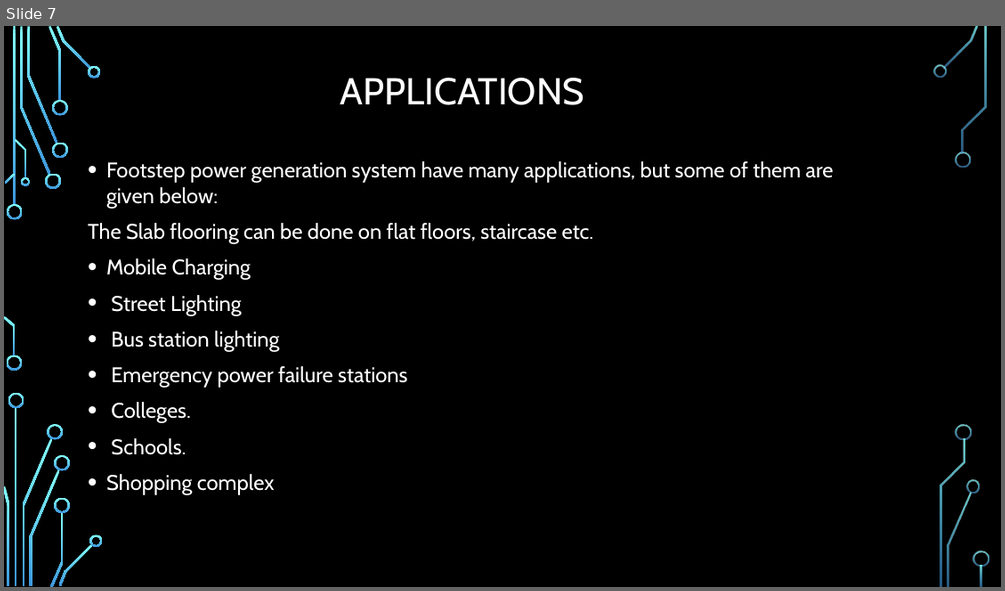
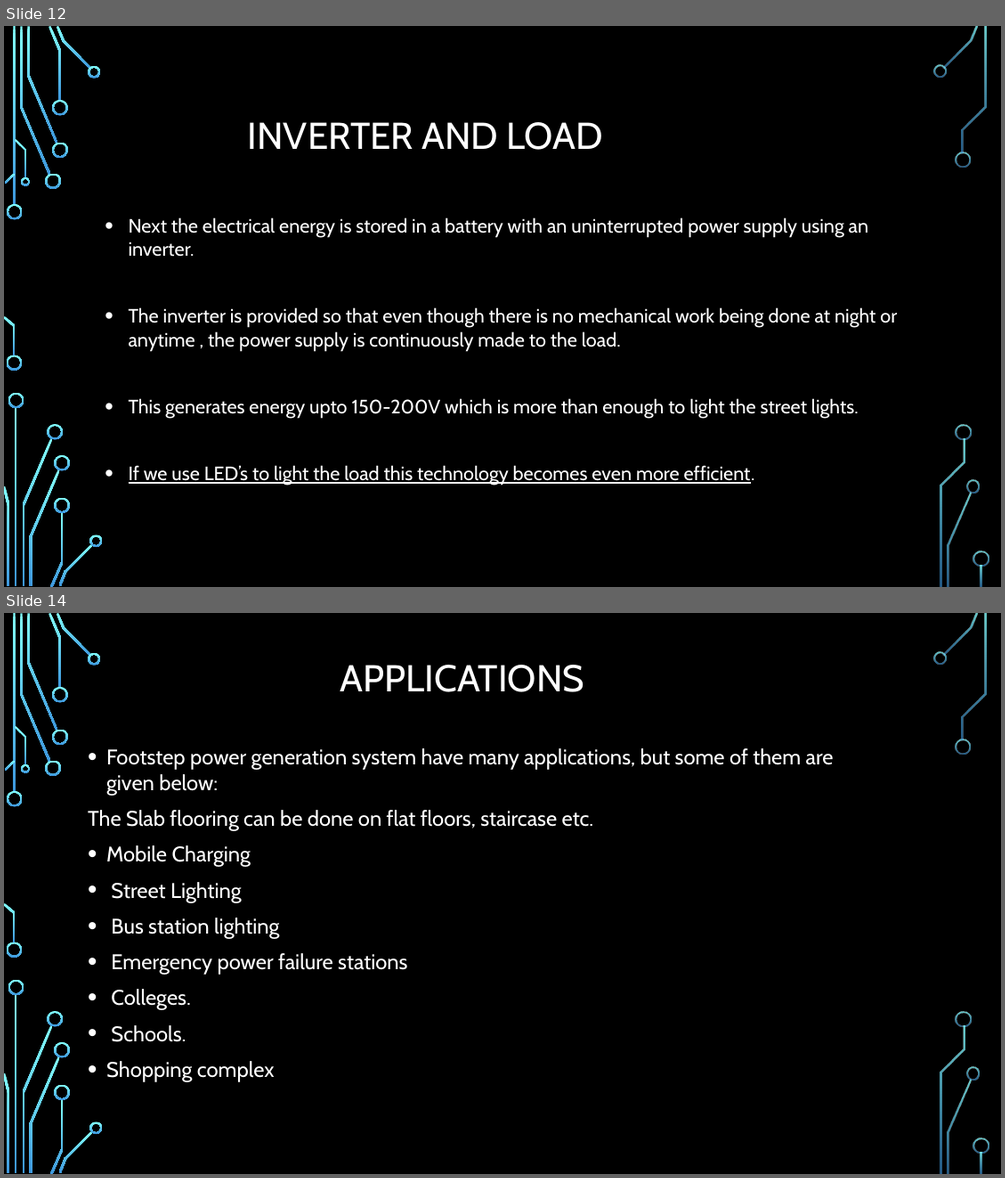
Before and after one commit to Abbashozefa/MINI-PROJECT-SEM1, a slide deck: mini project sem 1.pptx. Shown one above the other, each under a label of ours: slide 7 before the commit, slides 12 and 14 after it; the slides between them are not shown. The pictures are 1005x591 and 1005x1178 pixels, drawn with LibreOffice and Linux fonts; fonts in the diff are those of the drawing; background and template pictures are left out. Boxes give left, top, right and bottom in pixels: in the first picture for what was removed or moved away, otherwise in the second. Text is boxed around its words. In the diff, an @@ line names an element or a change of style, - is before the commit and + after.

```diff
--- a/mini project sem 1.pptx
+++ b/mini project sem 1.pptx
@@ slide 12 added at (4,26,1001,587), background picture (left out); not listed: 36 template elements that a slide beside it also shows @@
@@ title added at (248,122,603,150), 36 pt, text #FFFFFF @@
+INVERTER AND LOAD
@@ text added at (129,217,897,485), 18.6 pt, text #FFFFFF @@
+• Next the electrical energy is stored in a battery with an uninterrupted power supply using an inverter.
+• The inverter is provided so that even though there is no mechanical work being done at night or anytime , the power supply is continuously made to the load.
+• This generates energy upto 150-200V which is more than enough to light the street lights.
+• If we use LED’s to light the load this technology becomes even more efficient.
@@ what was slide 7 is now slide 14 @@
```
Also in this commit, not shown: 3 slides changed, 7 other slides added, 1 slide removed.
